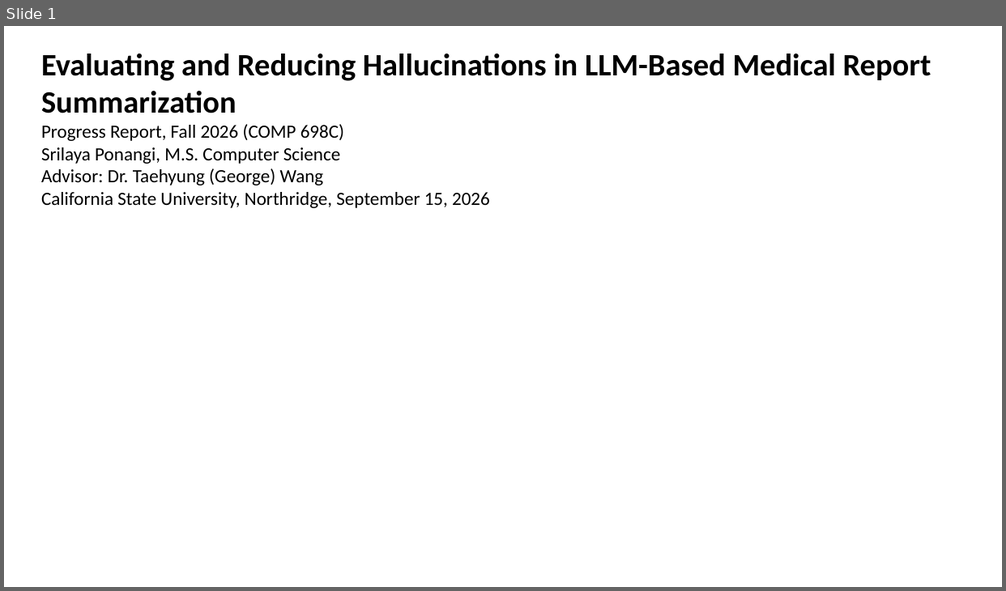
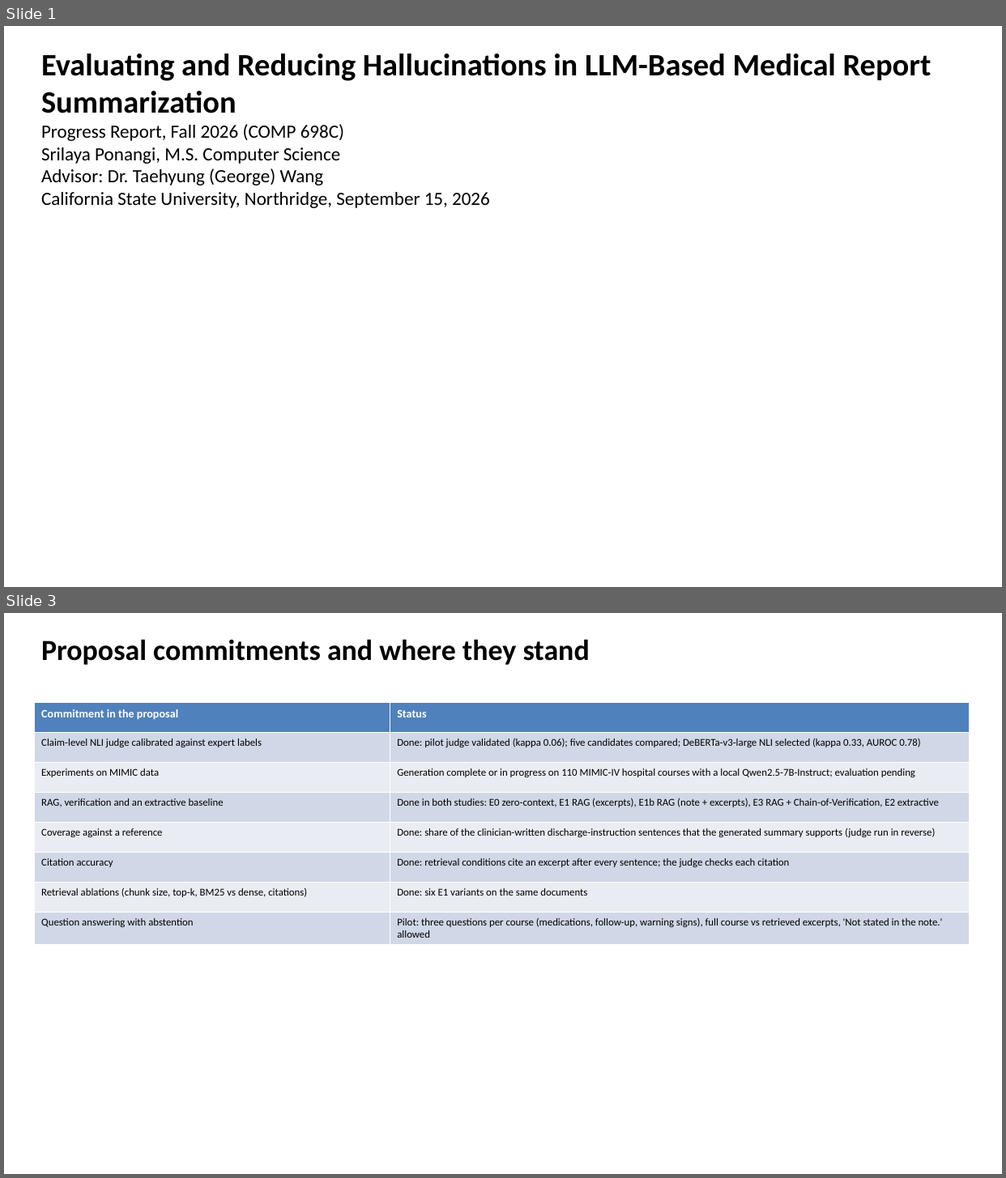
Before and after one commit to slay-a/medical-hallucination-eval, a slide deck: deliverables/Progress_Slides_Fall2026.pptx. Shown one above the other, each under a label of ours: slide 1 before the commit, slides 1 and 3 after it; the slides between them are not shown. The pictures are 1006x591 and 1006x1178 pixels, drawn with LibreOffice and Linux fonts; fonts in the diff are those of the drawing. Boxes give left, top, right and bottom in pixels: in the first picture for what was removed or moved away, otherwise in the second. Text is boxed around its words. In the diff, an @@ line names an element or a change of style, - is before the commit and + after.

```diff
--- a/deliverables/Progress_Slides_Fall2026.pptx
+++ b/deliverables/Progress_Slides_Fall2026.pptx
@@ slide 3 added at (4, 613, 1002, 1174), background #FFFFFF @@
@@ text added at (41, 639, 590, 665), 28 pt, text #000000, bold @@
+Proposal commitments and where they stand
@@ table added at (34, 703, 970, 943), 8 rows, 2 columns @@
+Commitment in the proposal | Status
+Claim-level NLI judge calibrated against expert labels | Done: pilot judge validated (kappa 0.06); five candidates compared; DeBERTa-v3-large NLI selected (kappa 0.33, AUROC 0.78)
+Experiments on MIMIC data | Generation complete or in progress on 110 MIMIC-IV hospital courses with a local Qwen2.5-7B-Instruct; evaluation pending
+RAG, verification and an extractive baseline | Done in both studies: E0 zero-context, E1 RAG (excerpts), E1b RAG (note + excerpts), E3 RAG + Chain-of-Verification, E2 extractive
+Coverage against a reference | Done: share of the clinician-written discharge-instruction sentences that the generated summary supports (judge run in reverse)
+Citation accuracy | Done: retrieval conditions cite an excerpt after every sentence; the judge checks each citation
+Retrieval ablations (chunk size, top-k, BM25 vs dense, citations) | Done: six E1 variants on the same documents
+Question answering with abstention | Pilot: three questions per course (medications, follow-up, warning signs), full course vs retrieved excerpts, 'Not stated in the note.' allowed
```
Also in this commit, not shown: 9 slides changed, 3 other slides added, 4 slides removed, 11 other files.
